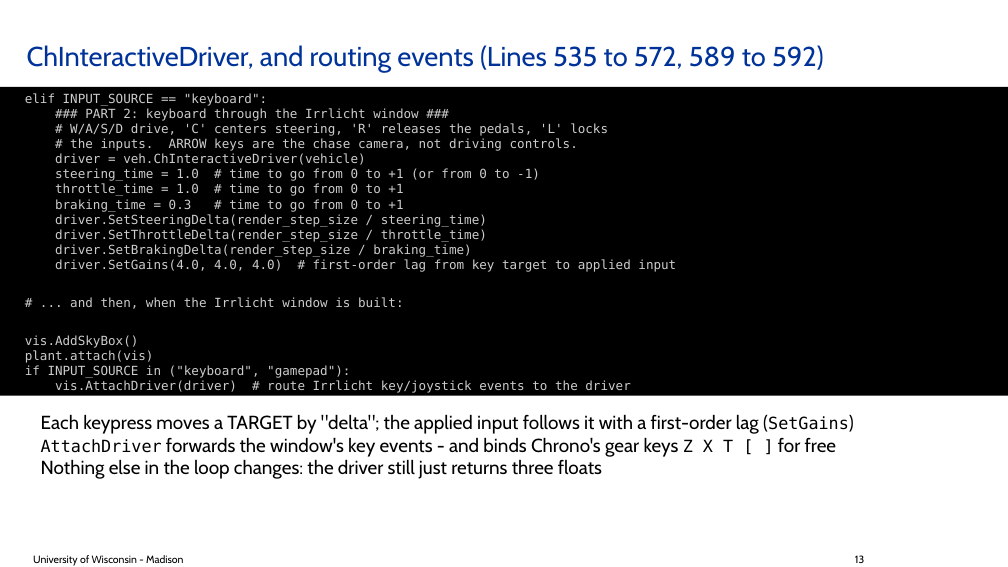
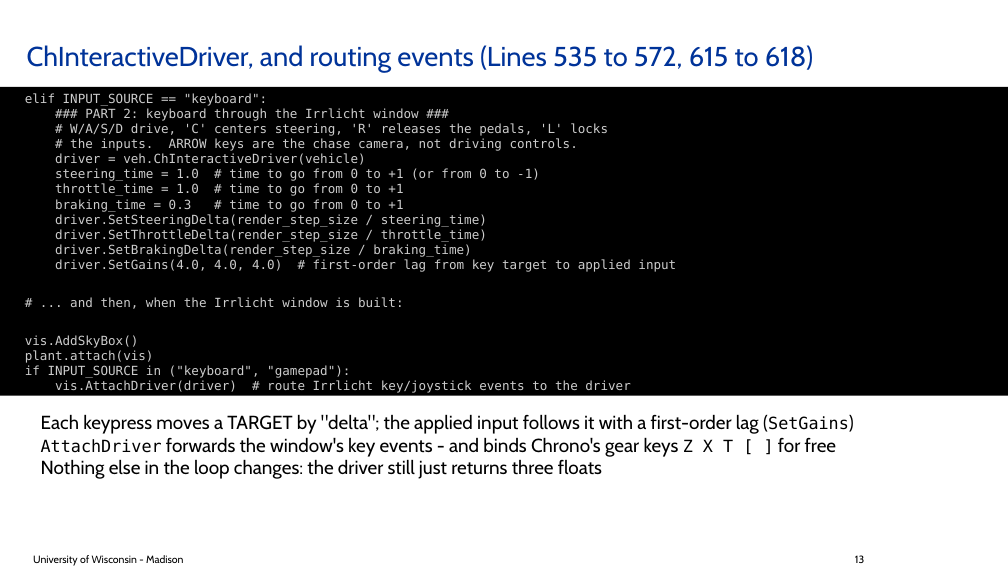
Before and after one commit to ksha23/chrono-hil-tutorial, a slide deck: slide 13 of proposals/B_two_patterns.pptx. Drawn at 1008x567 pixels with LibreOffice and Linux fonts; fonts in the diff are those of the drawing; background and template pictures are left out. Boxes give left, top, right and bottom in pixels: in the first picture for what was removed or moved away, otherwise in the second. Text is boxed around its words. In the diff, an @@ line names an element or a change of style, - is before the commit and + after.

```diff
--- a/proposals/B_two_patterns.pptx
+++ b/proposals/B_two_patterns.pptx
@@ title at [27, 45, 813, 72]: text changed @@
-ChInteractiveDriver, and routing events (Lines 535 to 572, 589 to 592)
+ChInteractiveDriver, and routing events (Lines 535 to 572, 615 to 618)
```
Also in this commit, not shown: 1 other slide changed, 7 other files.
